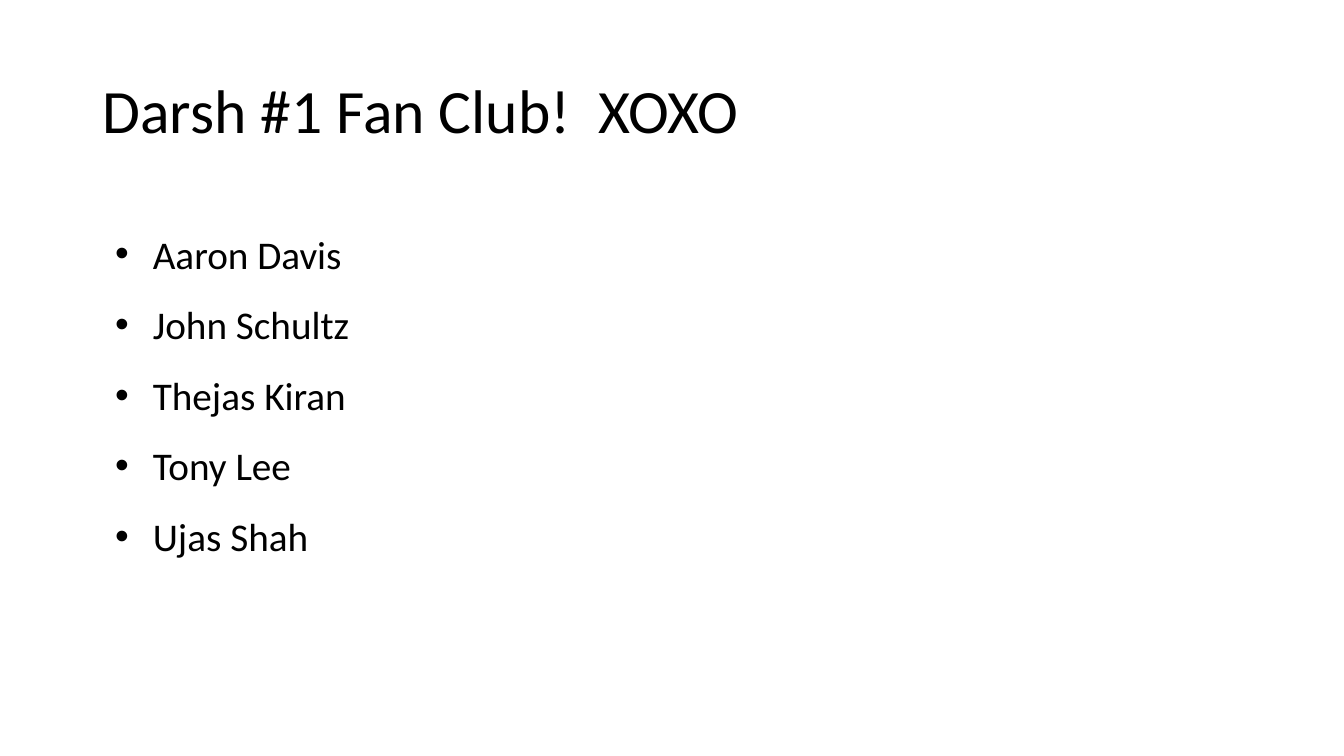
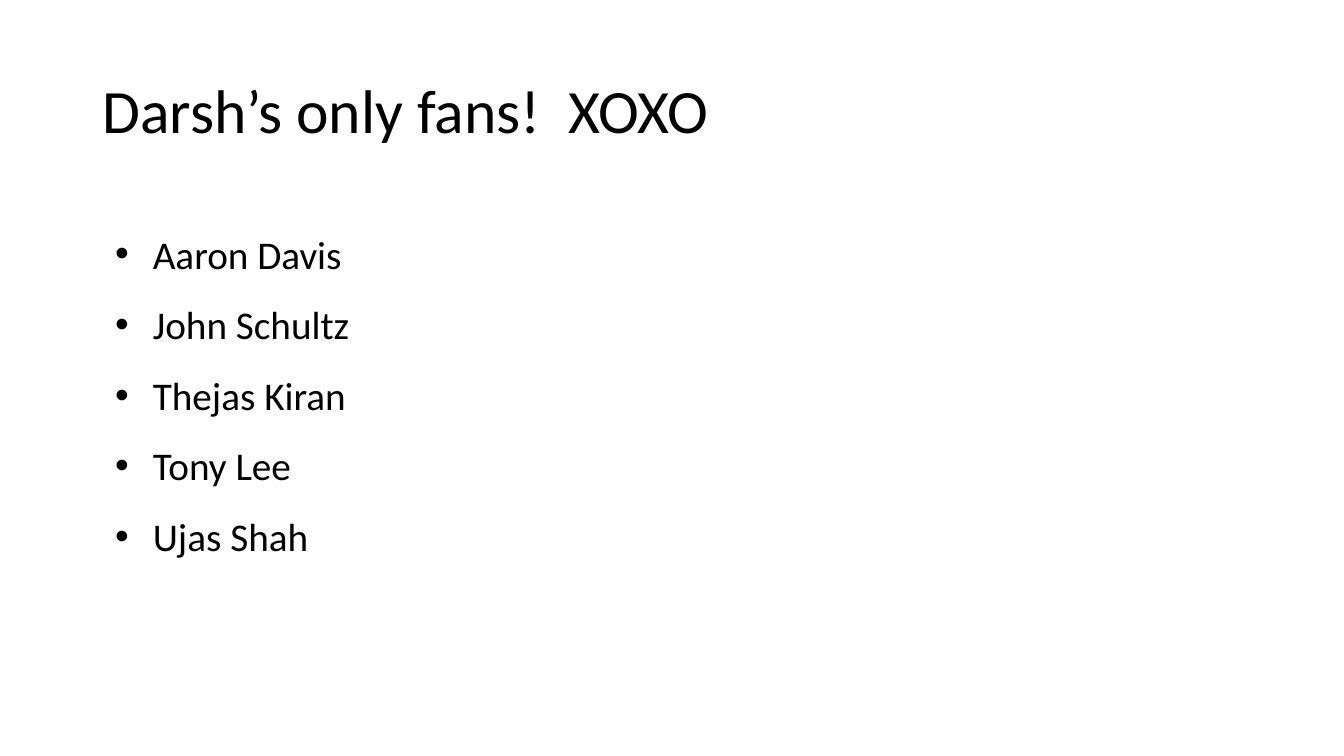
Before and after one commit to dassa-hackathon/Darsh-s-Only-Fans, a slide deck: slide 3 of Kingdom Prediction.pptx. Drawn at 1344x756 pixels with LibreOffice and Linux fonts; fonts in the diff are those of the drawing. Boxes give left, top, right and bottom in pixels: in the first picture for what was removed or moved away, otherwise in the second. Text is boxed around its words. In the diff, an @@ line names an element or a change of style, - is before the commit and + after.

```diff
--- a/Kingdom Prediction.pptx
+++ b/Kingdom Prediction.pptx
@@ title at [102, 90, 708, 143]: text changed @@
-Darsh #1 Fan Club! XOXO
+Darsh’s only fans! XOXO
```
Also in this commit, not shown: 2 other slides changed.
